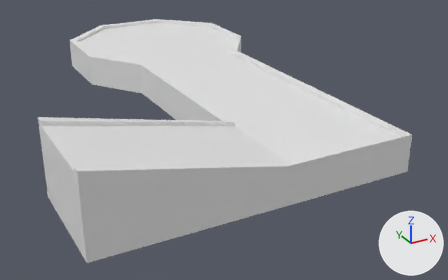
The FBX model Assets/Models/UpdatedMapParts/Map_P1.fbx, before and after one commit.
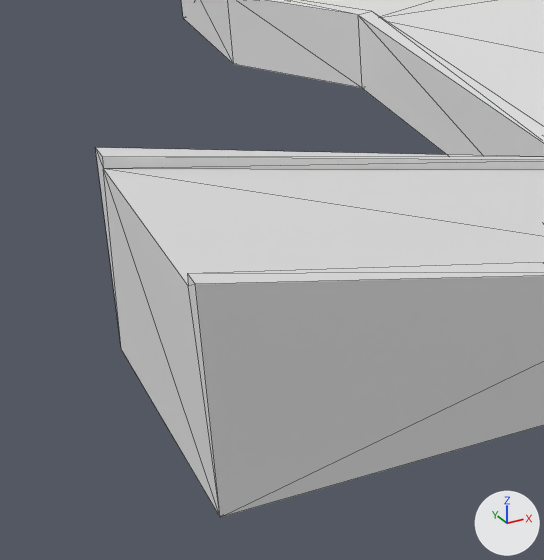
There are two pictures of each version: one whole from a 50 mm camera at (-11.43, -27.58, 8.88) aimed at (-0.48, -7.66, -1.08), one close up on the part from 0% to 48% of the width and 21% to 100% of the height. Lighting does not change. The marker at lower right points along +X, +Y and +Z. The close-ups show mesh edges as thin lines. Materials are left out; every surface is plain grey.

Before the edit, the objects in view are built like this:
```python
me_cylinder_003 = bpy.data.meshes.new('Cylinder.003')
me_cylinder_003.from_pydata(...)  # 56 vertices, 90 faces; spans x -1.0..1.89, y -4.06..1.0, z -3.93..0.0
me_cylinder_010 = bpy.data.meshes.new('Cylinder.010')
me_cylinder_010.from_pydata(...)  # 20 vertices, 18 faces; spans x -0.93..1.8, y -4.06..0.92, z -3.93..0.0
# before: 0 (-0.44, -4.06, 0.0) at pixel (220, 517), 1 (-0.47, -4.0, -3.93) at pixel (187, 273), 2 (-0.8, -3.21, 0.0) at pixel (121, 349), 3 (-0.8, -3.21, -3.93) at pixel (95, 147), 4 (-0.44, -4.06, -3.93) at pixel (195, 284)
# before: 5 (-0.77, -3.28, -3.93) at pixel (102, 156), 18 (-0.77, -3.28, -3.72) at pixel (103, 168), 19 (-0.47, -4.0, -3.72) at pixel (188, 286)
ob_part1 = bpy.data.objects.new('Part1', me_cylinder_003)
ob_part1.location = (0.0, 0.0, 0.0)
ob_part1.rotation_euler = (0.0, 0.0, 2.743)  # degrees (0, 0, 157)
ob_part1.scale = (-4.15, -4.15, -0.64)
ob_part1g = bpy.data.objects.new('Part1G', me_cylinder_010)
ob_part1g.location = (0.0, 0.0, 0.0)
ob_part1g.rotation_euler = (0.0, 0.0, 2.743)  # degrees (0, 0, 157)
ob_part1g.scale = (-4.15, -4.15, -0.64)
```
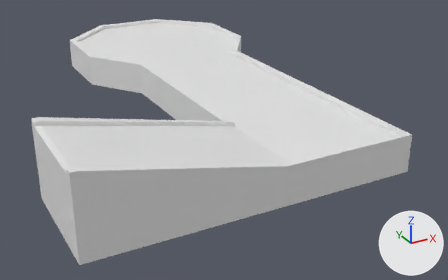
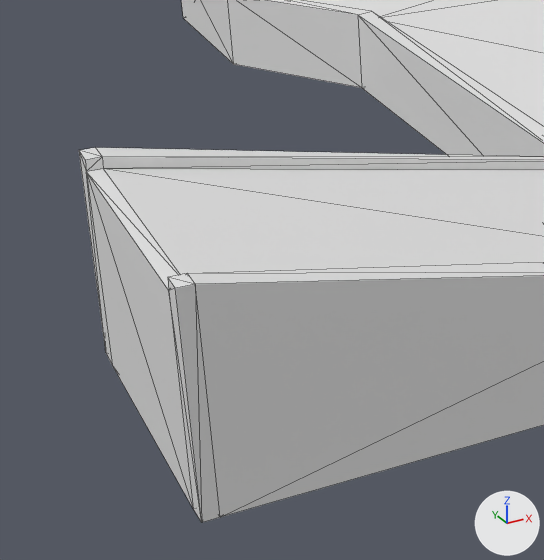
What changed in the scene script:
```text
Change me_cylinder_003:
    used by ob_part1; location = (0.0, 0.0, 0.0); rotation_euler = (0.0, 0.0, 2.743), in degrees (0, 0, 157); scale = (-4.15, -4.15, -0.64)
    remove me_cylinder_003.from_pydata(...)  # 56 vertices, 90 faces; spans x -1.0..1.89, y -4.06..1.0, z -3.93..0.0
    add me_cylinder_003.from_pydata(...)  # 68 vertices, 120 faces; spans x -1.0..1.89, y -4.07..1.0, z -3.93..0.0
    me_cylinder_003 part 1
    12 vertices are added at x -0.84..-0.47, y -4.07..-3.22, z -3.93..0.0
    30 new faces join them
Change me_cylinder_010:
    where me_cylinder_010.from_pydata(...)  # 20 vertices, 18 faces; spans x -0.93..1.8, y -4.06..0.92, z -3.93..0.0
    used by ob_part1g; location = (0.0, 0.0, 0.0); rotation_euler = (0.0, 0.0, 2.743), in degrees (0, 0, 157); scale = (-4.15, -4.15, -0.64)
    verts and faces of me_cylinder_010; kept vertices keep their numbers, new ones are numbered from 20
    me_cylinder_010 part 2
    add delete_vertices([*range(0, 6)])  # with the faces that use them
```

Where the change shows, as pixel boxes (x1, y1, x2, y2) in the close-ups (544 x 560 px):
'Part1', reshaped: before (95, 0, 544, 517); after (79, 0, 544, 523)
'Part1G', reshaped: before (96, 0, 544, 517); after (104, 0, 544, 275)
part 1 of me_cylinder_003, added: after (79, 148, 220, 523)
part 2 of me_cylinder_010, deleted: before (96, 149, 220, 517)
